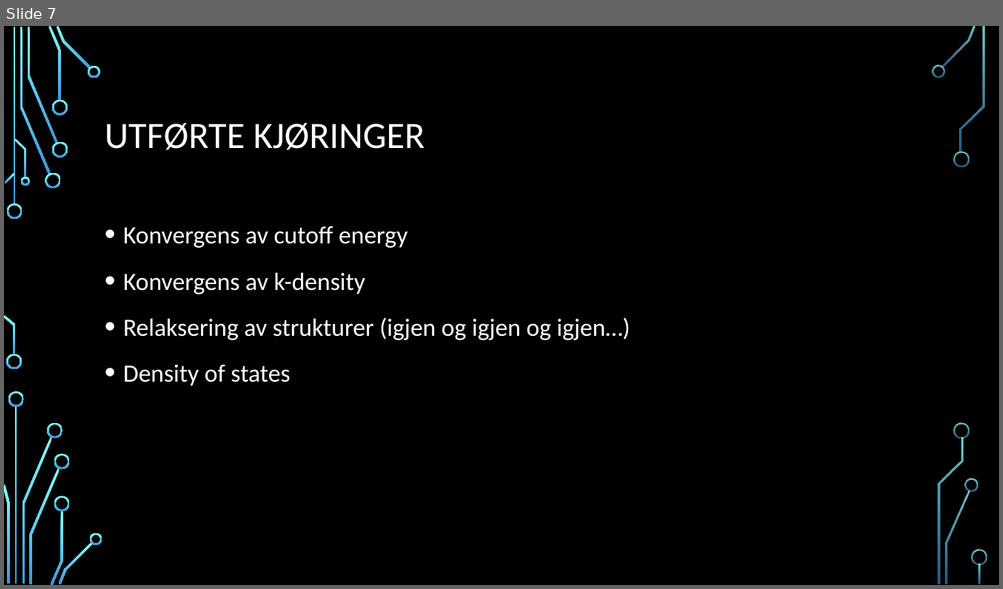
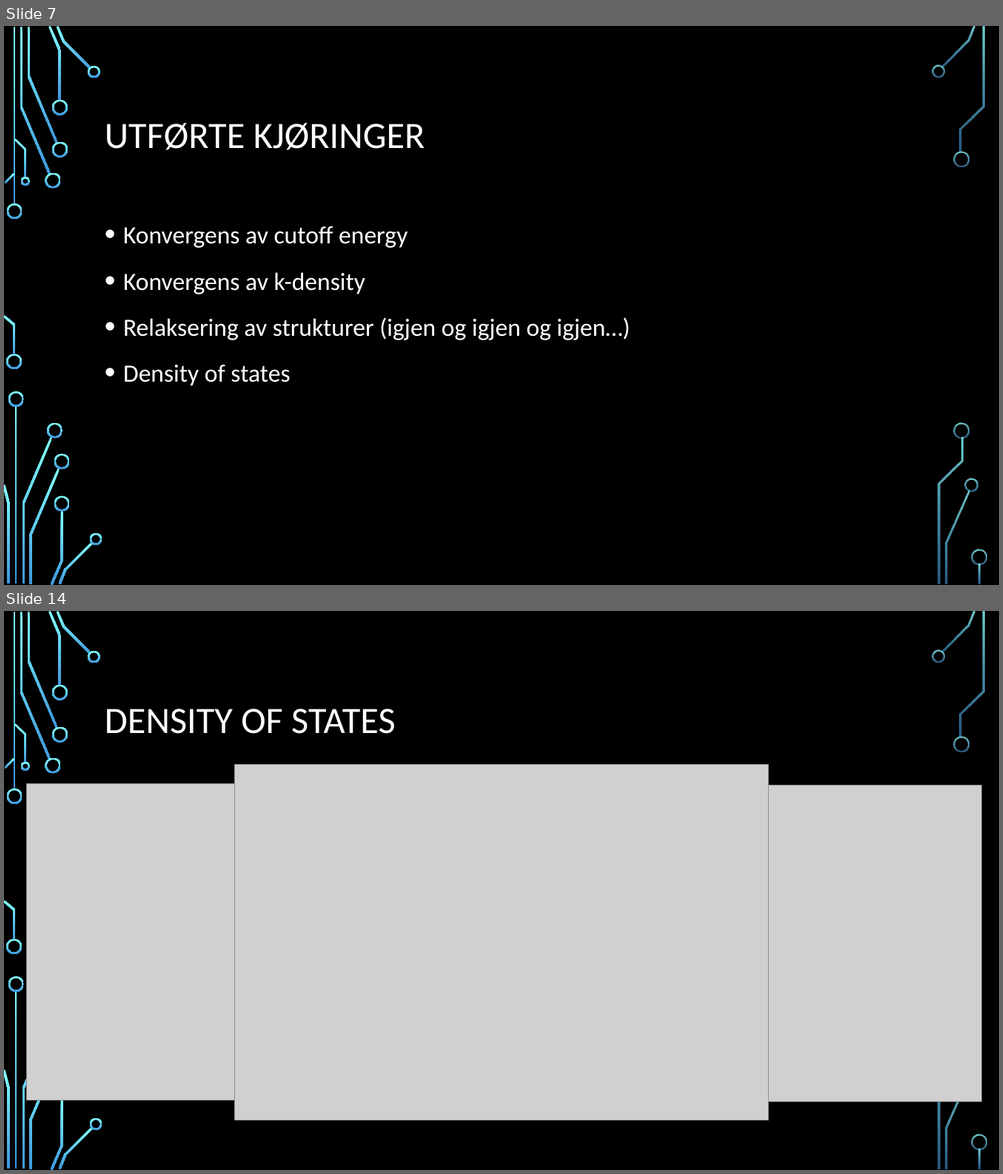
Before and after one commit to alexanjk/FYS-MENA4111-projectH20, a slide deck: Quinizarin som en organisk sensitizer I et tynnfilm.pptx. Shown one above the other, each under a label of ours: slide 7 before the commit, slides 7 and 14 after it; the slides between them are not shown. The pictures are 1003x589 and 1003x1174 pixels, drawn with LibreOffice and Linux fonts; fonts in the diff are those of the drawing; grey boxes stand for pictures; background and template pictures are left out. Boxes give left, top, right and bottom in pixels: in the first picture for what was removed or moved away, otherwise in the second. Text is boxed around its words. In the diff, an @@ line names an element or a change of style, - is before the commit and + after.

```diff
--- a/Quinizarin som en organisk sensitizer I et tynnfilm.pptx
+++ b/Quinizarin som en organisk sensitizer I et tynnfilm.pptx
@@ slide 14 added at [4,611,999,1170], background picture (left out); not listed: 31 template elements that a slide beside it also shows @@
@@ title added at [105,709,395,734], 36 pt, text #FFFFFF @@
+DENSITY OF STATES
@@ picture added at [235,765,768,1121] @@
@@ picture added at [26,784,502,1100] @@
@@ picture added at [506,786,982,1102] @@
```
Also in this commit, not shown: 5 slides changed, 2 other slides added.
